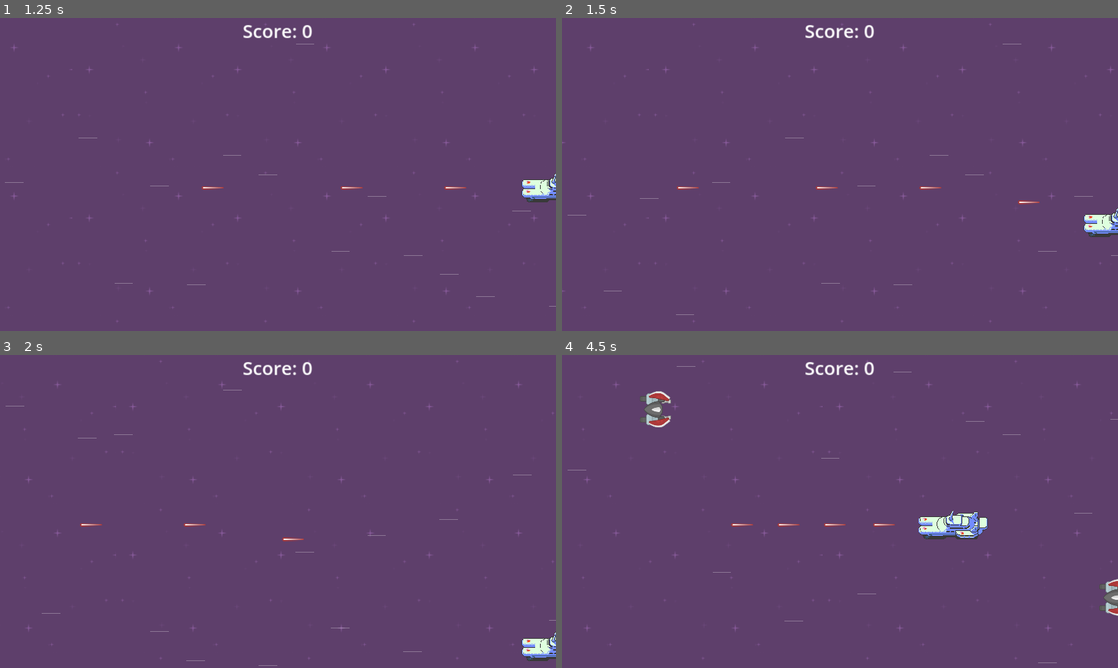
Above: before the commit, frames 1-4 (two rows, left to right).
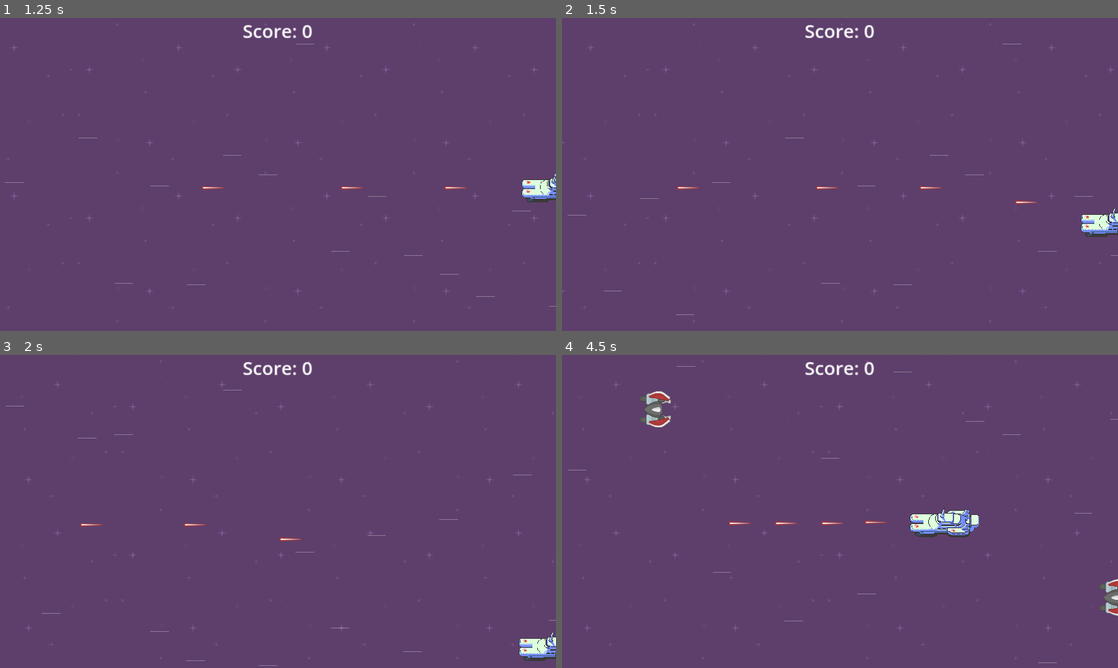
Above: after the commit, the same moments.

Repository: bobovo/SMHUP
Game: Godot game, scene res://Scenes/game.tscn
Two runs of this game, one before a commit and one after it. Both use one fixed random seed, a clock stepped at 60 frames per second and the inputs below.
Inputs (mouse positions are in pixels of both pictures, inside the frame that each line leads up to):
- Up to frame 1 (1.25 s): move the mouse to (400, 158) at 0.52 s; hold D (move_right) from 0.53 s (still down); hold Space (shoot) from 0.53 s (still down)
- Up to frame 2 (1.5 s): move the mouse to (728, 190) at 1.27 s; release D (move_right) at 1.28 s; release Space (shoot) at 1.28 s; hold S (move_down) from 1.28 s (still down); tap Space (shoot) at 1.35 s
- Up to frame 3 (2 s): keep holding S (move_down)
- Up to frame 4 (4.5 s): move the mouse to (895, 442) at 2.02 s; release S (move_down) at 2.03 s; hold D (move_right) 2.03-2.78 s; hold Space (shoot) 2.03-2.78 s; move the mouse to (812, 574) at 2.77 s; hold W (move_up) 2.78-3.53 s; tap Space (shoot) at 2.85, 4.35 s; move the mouse to (1006, 558) at 3.52 s; hold Space (shoot) 3.53-4.28 s; hold A (move_left) from 3.53 s (still down); move the mouse to (673, 464) at 4.27 s

Frame 1 is identical in both runs. In frame 2, 0.2% of the frame differs, in the area x 81-100%, y 58-70%; in frame 3, 0.2%; in frame 4, 1.1%, in the area x 30-77%, y 48-59%.

Commit message:
ad mobile shoot and movements

Diff:
--- a/Scripts/player.gd
+++ b/Scripts/player.gd
@@ -21,14 +21,48 @@
 			shoot()
 			await get_tree().create_timer(rate_of_fire).timeout
 			shoot_cd = false
-	elif Input.is_action_pressed("mouse_click"):
-		if !shoot_cd:
-			shoot_cd = true
-			shoot()
-			await get_tree().create_timer(rate_of_fire).timeout
-			shoot_cd = false
 
-func _physics_process(delta):
+func _input(event):
+	if Input.is_action_pressed("shoot"):
+		if event is InputEventMouseMotion:
+			if event.get_relative().x > 0:
+				#print("Moving right")
+				var direction : Vector2 = (get_global_mouse_position() - global_position)
+				if direction.length() > 100:
+					direction = direction.normalized() * speed
+				velocity = direction
+				move_and_slide()
+				global_position = global_position.clamp(Vector2.ZERO, get_viewport_rect().size)
+
+			if event.get_relative().x < 0:
+				#print("Moving left")
+				var direction : Vector2 = (get_global_mouse_position() - global_position)
+				if direction.length() > 100:
+					direction = direction.normalized() * speed
+				velocity = direction
+				move_and_slide()
+				global_position = global_position.clamp(Vector2.ZERO, get_viewport_rect().size)
+
+			if event.get_relative().y > 0:
+				#print("Moving down")
+				var direction : Vector2 = (get_global_mouse_position() - global_position)
+				if direction.length() > 100:
+					direction = direction.normalized() * speed
+				velocity = direction
+				move_and_slide()
+				global_position = global_position.clamp(Vector2.ZERO, get_viewport_rect().size)
+
+			if event.get_relative().y < 0:
+				#print("Moving up")
+				var direction : Vector2 = (get_global_mouse_position() - global_position)
+				if direction.length() > 100:
+					direction = direction.normalized() * speed
+				velocity = direction
+				move_and_slide()
+				global_position = global_position.clamp(Vector2.ZERO, get_viewport_rect().size)
+
+func _physics_process(_delta):
+
 	var direction = Vector2(Input.get_axis("move_left",
 	 "move_right"), Input.get_axis("move_up", "move_down"))
 	#print(direction)
--- a/project.godot
+++ b/project.godot
@@ -15,7 +15,7 @@
 run/main_scene="res://Scenes/game.tscn"
 config/features=PackedStringArray("4.2", "GL Compatibility")
 config/icon="res://icon.png"
-config/windows_native_icon="res://icon.png"
+config/windows_native_icon="res://icon.ico"
 
 [display]
 
@@ -65,6 +65,15 @@
 , Object(InputEventMouseButton,"resource_local_to_scene":false,"resource_name":"","device":-1,"window_id":0,"alt_presse …(244 unchanged characters)…
 ]
 }
+testeup={
+"deadzone": 0.5,
+"events": [Object(InputEventMouseButton,"resource_local_to_scene":false,"resource_name":"","device":-1,"window_id":0,"alt_pressed":false,"shift_pressed":false,"ctrl_pressed":false,"meta_pressed":false,"button_mask":0,"position":Vector2(0, 0),"global_position":Vector2(0, 0),"factor":1.0,"button_index":1,"canceled":false,"pressed":false,"double_click":false,"script":null)
+]
+}
+
+[input_devices]
+
+pointing/emulate_touch_from_mouse=true
 
 [layer_names]
 
Binary file added: icon.ico
Binary file changed: icon.png
